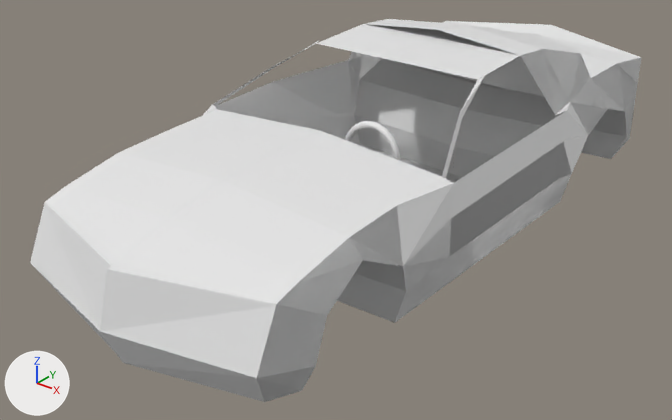
One commit to the Blender file Wheel.blend: the scene before it, then after it.
Camera for both pictures: a 50 mm lens placed at (10.81, -14.56, 10.35), pointed at (-1.51, 0.84, 0.8). The axes (+X, +Y, +Z) are drawn at lower left. The lights are the same throughout.
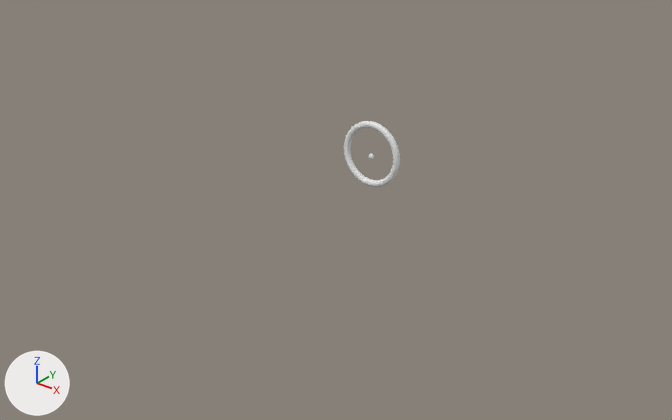
What differs and where, as boxes [x1, y1, x2, y2] in the pictures (672 x 420 px):
'Plane', deleted: before [30, 19, 641, 402]

The change, as a diff of the scene's bpy script:
```diff
--- a/Wheel.blend.py
+++ b/Wheel.blend.py
@@ ob_plane @@
-ob_plane = bpy.data.objects.new('Plane', me_plane)
-ob_plane.location = (-1.94, 5.71, -5.69)
-ob_plane.scale = (2.57, 2.57, 2.57)
```
